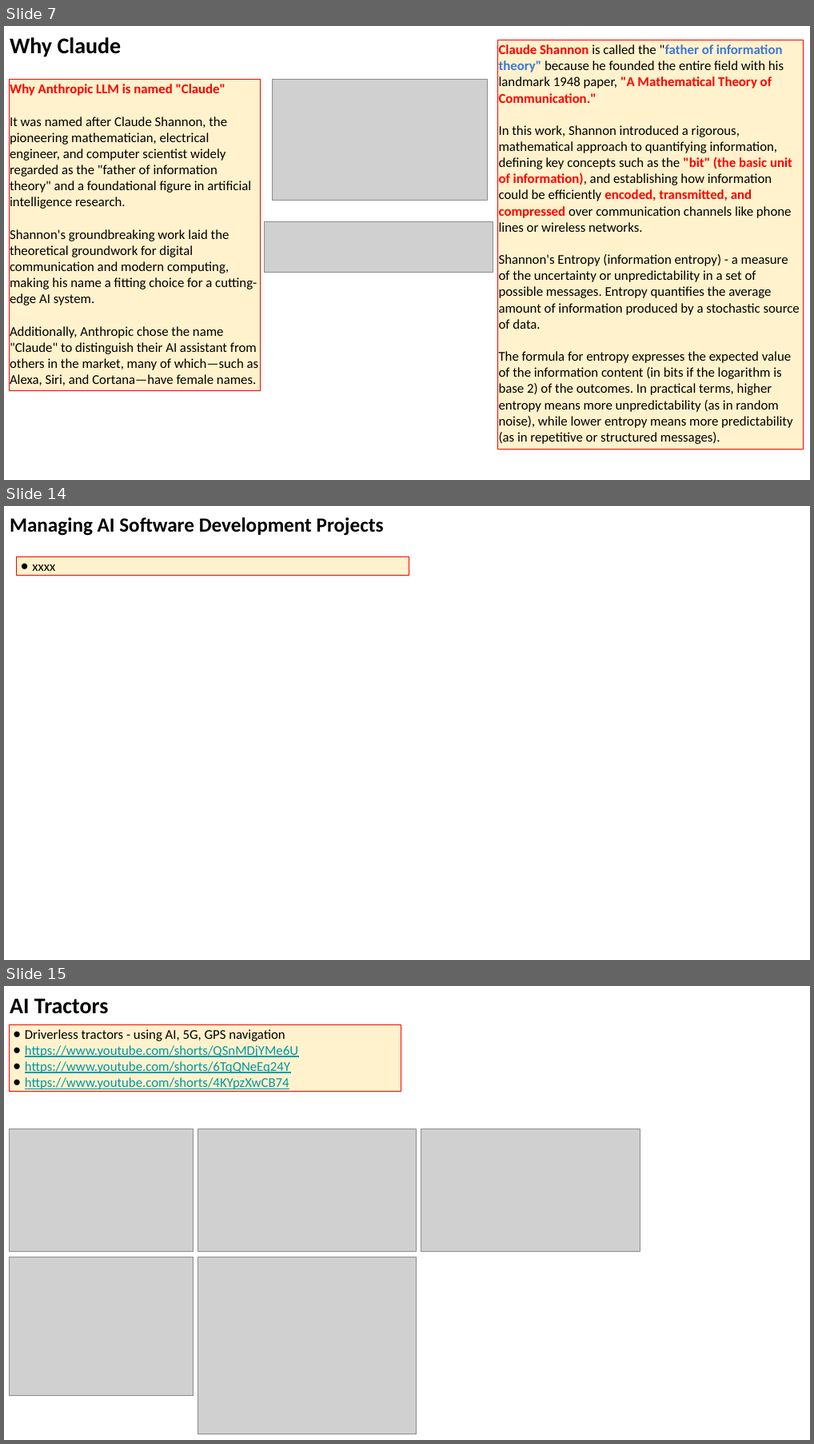
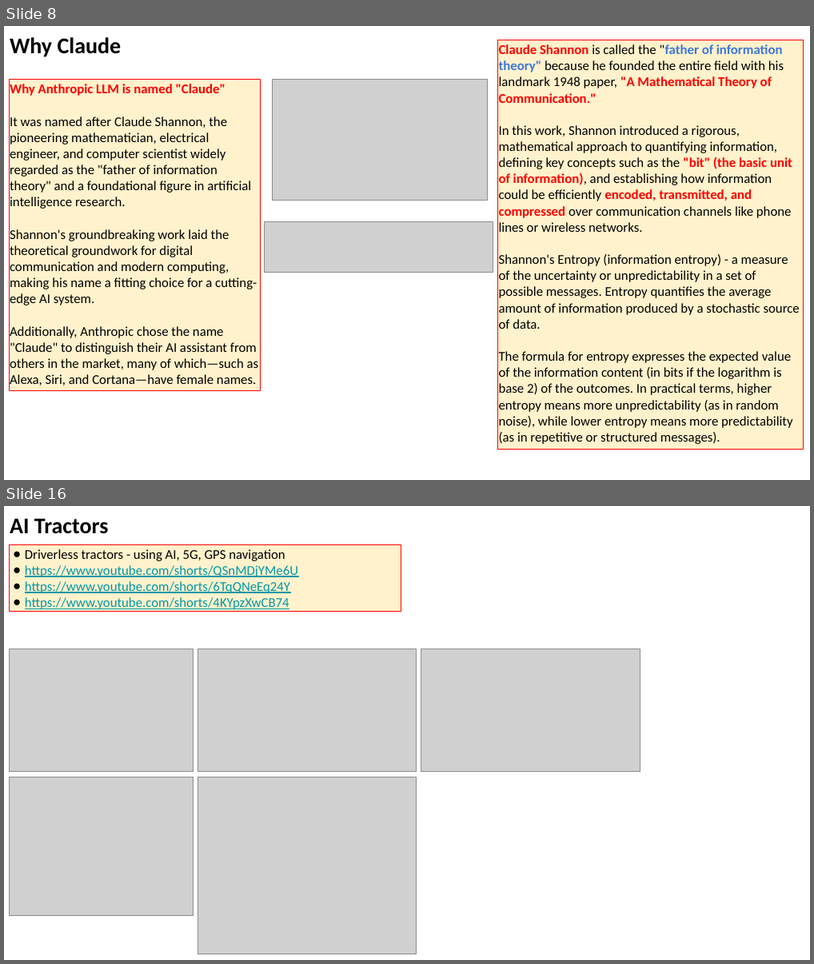
Before and after one commit to lselector/seminar, a slide deck: 2025/2025-05-30-AI-Updates.pptx. Shown one above the other, each under a label of ours: slides 7, 14 and 15 before the commit, slides 8 and 16 after it; the slides between them are not shown. The pictures are 814x1444 and 814x964 pixels, drawn with LibreOffice and Linux fonts; fonts in the diff are those of the drawing; grey boxes stand for pictures. Boxes give left, top, right and bottom in pixels: in the first picture for what was removed or moved away, otherwise in the second. Text is boxed around its words. In the diff, an @@ line names an element or a change of style, - is before the commit and + after.

```diff
--- a/2025/2025-05-30-AI-Updates.pptx
+++ b/2025/2025-05-30-AI-Updates.pptx
@@ slide 14 removed at (4, 506, 810, 960), background #FFFFFF @@
@@ text removed at (10, 517, 384, 536) @@
-Managing AI Software Development Projects
@@ rectangle removed at (16, 557, 409, 575) @@
-● xxxx
@@ what was slide 7 is now slide 8 @@
@@ what was slide 15 is now slide 16 @@
```
Also in this commit, not shown: 10 slides changed, 2 slides added.
